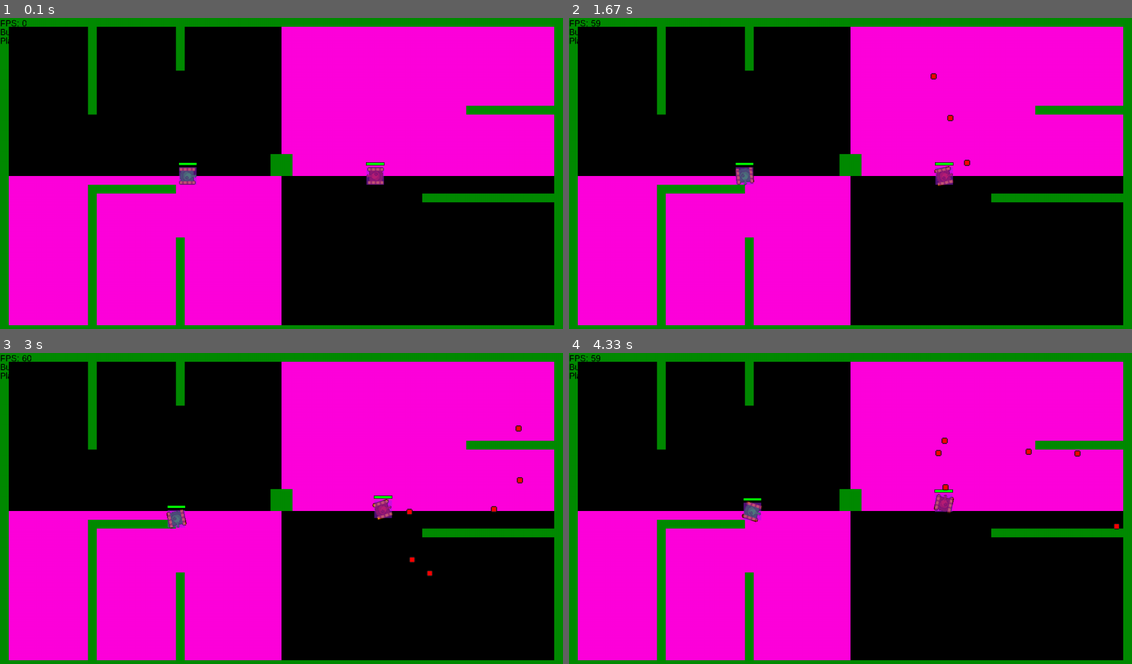
Above: before the commit, frames 1-4 (two rows, left to right).
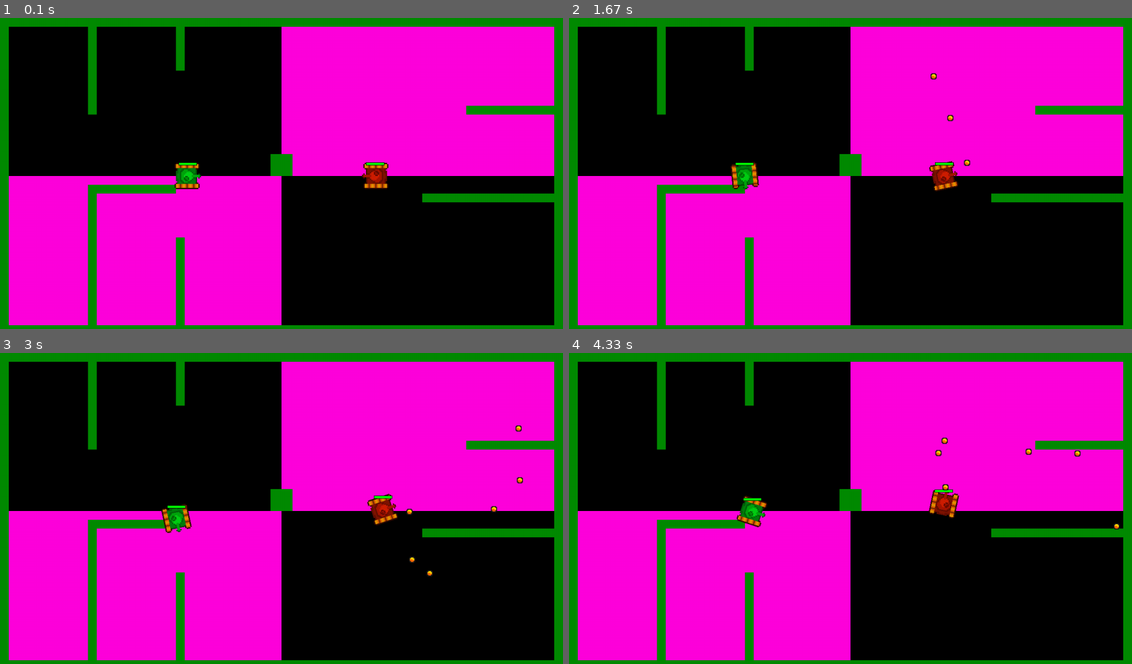
Above: after the commit, the same moments.

Repository: jessie-leal/TankGame
Game: pygame game, started from main.py
Two runs of this game, one before a commit and one after it. Both use one fixed random seed, a clock stepped at 60 frames per second and the inputs below.
Inputs:
- Up to frame 1 (0.1 s): no input
- Up to frame 2 (1.67 s): hold S 0.33-0.8 s; hold Right 0.33-0.8 s; tap Right Ctrl at 0.83, 1.23, 1.53 s; hold Right 1.17-1.63 s; hold D 1.17-1.63 s
- Up to frame 3 (3 s): hold Up 1.67-1.97 s; hold W 1.67-1.97 s; tap Right Ctrl at 1.73, 2.07, 2.37, 2.57, 2.87 s; hold Right 2-2.47 s; hold D 2-2.47 s; hold Left from 2.5 s (still down); hold A from 2.5 s (still down)
- Up to frame 4 (4.33 s): release Left at 3.03 s; release A at 3.03 s; hold Down 3.07-3.37 s; hold S 3.07-3.37 s; tap Right Ctrl at 3.13, 3.47, 3.77, 3.9, 4.3 s; hold Left 3.4-3.8 s; hold A 3.4-3.8 s; hold Up 3.83-4.2 s; hold W 3.83-4.2 s; hold Right from 4.23 s (still down); hold D from 4.23 s (still down)

The runs differ from the first frame. In frame 1, 0.7% of the frame differs, in the area x 0-69%, y 0-56%; in frame 2, 0.8%; in frame 3, 0.8%; in frame 4, 0.9%, in the area x 0-98%, y 0-57%.

Commit message:
update collision checks

Diff:
--- a/CONSTANTS.py
+++ b/CONSTANTS.py
@@ -26,4 +26,4 @@
 BULLET_LIFESPAN = 200
 
 #Debug
-DEBUG = True
+DEBUG = False
--- a/entities.py
+++ b/entities.py
@@ -1,5 +1,4 @@
-from collections.abc import Iterable
-from typing import Any
+from global_vars import *
 import pygame as pg
 from CONSTANTS import *
 import math
@@ -9,6 +8,7 @@
         self.image = pg.image.load(image)
         self.subImages = []
         self.isAnimated = isAnimated
+        self.reverse = False
         self.frames = frames
         self.frameTime = frameTime
 
@@ -17,12 +17,20 @@
 
     def update(self):
         if self.isAnimated:
-            if self.currentFrameTime >= self.frameTime:
-                self.currentFrameTime = 0
-                self.currentFrame += 1
-                if self.currentFrame >= self.frames:
-                    self.currentFrame = 0
-            self.currentFrameTime += 1
+            if self.reverse:
+                if self.currentFrameTime >= self.frameTime:
+                    self.currentFrameTime = 0
+                    self.currentFrame -= 1
+                    if self.currentFrame < 0:
+                        self.currentFrame = self.frames - 1
+                self.currentFrameTime += 1
+            else:
+                if self.currentFrameTime >= self.frameTime:
+                    self.currentFrameTime = 0
+                    self.currentFrame += 1
+                    if self.currentFrame >= self.frames:
+                        self.currentFrame = 0
+                self.currentFrameTime += 1
 
     def call(self):
         if self.isAnimated:
@@ -72,13 +80,16 @@
                              }
 
     def move(self, keys):
+        current_coords = (self.x, self.y)
+        if keys[self.controls["BACK"]]:
+            self.x -= math.cos(math.radians(self.angle))
+            self.y -= math.sin(math.radians(self.angle))
+            self.texture.reverse = True
+            self.texture.update()
         if keys[self.controls["FORWARD"]]:
             self.x += math.cos(math.radians(self.angle)) * PLAYER_SPEED
             self.y += math.sin(math.radians(self.angle)) * PLAYER_SPEED
-            self.texture.update()
-        if keys[self.controls["BACK"]]:
-            self.x -= math.cos(math.radians(self.angle))
-            self.y -= math.sin(math.radians(self.angle))
+            self.texture.reverse = False
             self.texture.update()
         if keys[self.controls["LEFT"]]:
             self.angle -= PLAYER_TURNING_SPEED
@@ -86,6 +97,23 @@
         if keys[self.controls["RIGHT"]]:
             self.angle += PLAYER_TURNING_SPEED
             self.texture.update()
+
+        if self.validate_movement():
+            self.update_location()
+        else:
+            self.x = current_coords[0]
+            self.y = current_coords[1]
+
+    def validate_movement(self):
+        collidedObject = self.rect.collideobjects(collision_list)
+        temp_rect = self.rect.copy()
+        temp_rect.center = (self.x, self.y)
+        if collidedObject != None:
+            if collidedObject.colliderect(temp_rect):
+                return False
+        if self.x < 0 or self.x > SCREEN_WIDTH or self.y < 0 or self.y > SCREEN_HEIGHT:
+            return False
+        return True
 
     def update_location(self):
         self.rect.center = (self.x, self.y)
@@ -99,10 +127,6 @@
             return Bullet((self.rect.centerx + math.sqrt(0.5)*self.rect.width*math.cos(angle_rad), #Edge of player in circle
                                self.rect.centery + math.sqrt(0.5)*self.rect.height*math.sin(angle_rad)), #Edge of player
                                angle_rad, self)
-        elif self.currentPowerup == "Laser":
-            return Laser((self.rect.centerx + math.sqrt(0.5)*self.rect.width*math.cos(angle_rad), #Edge of player in circle
-                                 self.rect.centery + math.sqrt(0.5)*self.rect.height*math.sin(angle_rad)), #Edge of player
-                                 angle_rad, self)
 
     def getHit(self):
         if self.hitPoints > 0:
@@ -126,7 +150,7 @@
         self.speed = BULLET_SPEED
         self.owner = owner
 
-    def update_location(self, test_rect):
+    def update_location(self):
         self.x += math.cos(self.angle) * self.speed
         self.y += math.sin(self.angle) * self.speed
         self.rect.center = (self.x, self.y)
@@ -136,7 +160,7 @@
         if self.lifespan < 20:
             self.texture.set_alpha(self.lifespan * 10)
         #Bounce
-        collidedObject = self.rect.collideobjects([test_rect])
+        collidedObject = self.rect.collideobjects(collision_list)
         if(collidedObject != None):
             side = self.determine_side(collidedObject)
             if side == "TOP" or side == "BOTTOM":
@@ -144,10 +168,12 @@
             elif side == "LEFT" or side == "RIGHT":
                 self.angle = math.pi - self.angle
 
-        # if self.y > SCREEN_HEIGHT - self.rect.height or self.y < 0:
-        #     self.angle = -self.angle
-        # if self.x > SCREEN_WIDTH - self.rect.width or self.x < 0:
-        #     self.angle = math.pi - self.angle
+        #Delete bullet if out of bounds or lifespan is 0
+        if self.x > SCREEN_WIDTH + 10 or self.x < -10 or self.y > SCREEN_HEIGHT + 10 or self.y < -10 or self.lifespan <= 0:
+            if self in list_bullets:
+                self.owner.magazine += 1
+                list_bullets.remove(self)
+
 
     def determine_side(self, collidedObject):
         # Slopes of collidedObject (top left to bottom right) and (top right to bottom left)
--- a/event_handler.py
+++ b/event_handler.py
@@ -22,18 +22,12 @@
         for player in list_players:
             if not player.dummy:
                 player.move(self.keys)
-                player.update_location()
 
-    def update_bullets(self, test_rect):
+    def update_bullets(self):
         for bullet in list_bullets:
-            bullet.update_location(test_rect)
-            #Delete bullet if out of bounds or lifespan is 0
-            if bullet.x > SCREEN_WIDTH + 10 or bullet.x < -10 or bullet.y > SCREEN_HEIGHT + 10 or bullet.y < -10 or bullet.lifespan <= 0:
-                if bullet in list_bullets:
-                    bullet.owner.magazine += 1
-                    list_bullets.remove(bullet)
+            bullet.update_location()
 
-    def check_collisions(self):
+    def check_hit(self):
         for bullet in list_bullets:
             for player in list_players:
                 if bullet.owner != player:
@@ -47,7 +41,7 @@
         for player in list_players:
             # Rotate image but not rect
             current_frame = player.texture.call()
-            current_frame = pg.transform.scale(current_frame, (PLAYER_WIDTH, PLAYER_WIDTH))
+            current_frame = pg.transform.scale(current_frame, (PLAYER_WIDTH*1.5, PLAYER_WIDTH*1.5))
             rotated_texture = pg.transform.rotate(current_frame, -player.angle)
             rotated_rect = rotated_texture.get_rect(center=player.rect.center)
             mainDisplay.blit(rotated_texture, rotated_rect)
--- a/global_vars.py
+++ b/global_vars.py
@@ -4,8 +4,16 @@
 mainDisplay = pg.display.set_mode(SCREEN_RES)
 clock = pg.time.Clock()
 
+#TEMP
+test_image = pg.surface.Surface((50, 50))
+test_image.fill('green4')
+test_rect = test_image.get_rect()
+test_rect.center = ((SCREEN_WIDTH/2, SCREEN_HEIGHT/2-25))
+print(test_rect.left, test_rect.right, test_rect.top, test_rect.center)
+
 #Game elemtents
 list_players = []
 list_bullets = []
+collision_list = [test_rect] # List of rects that are collidable
 
 gameActive = True
--- a/main.py
+++ b/main.py
@@ -14,12 +14,6 @@
 SPRITE = {"PLAYER1": Texture("resources/sprites/tankG.png", isAnimated = True, frames = 3, frameTime = 20),
           "PLAYER2": Texture("resources/sprites/tankR.png", isAnimated = True, frames = 3, frameTime = 20)}
 
-test_image = pg.surface.Surface((50, 50))
-test_image.fill('green4')
-test_rect = test_image.get_rect()
-test_rect.center = ((SCREEN_WIDTH/2, SCREEN_HEIGHT/2-25))
-print(test_rect.left, test_rect.right, test_rect.top, test_rect.center)
-
 list_players.append(Player(1, texture = SPRITE["PLAYER1"], coord = (SCREEN_WIDTH/3, SCREEN_HEIGHT/2), controls=CONTROL_PRESET["WASD"]))
 list_players.append(Player(2, texture = SPRITE["PLAYER2"], coord = (SCREEN_WIDTH/3*2, SCREEN_HEIGHT/2), angleDeg=180, controls=CONTROL_PRESET["ARROWS"]))
 
@@ -34,8 +28,8 @@
     # event handling
     handler.listen()
     handler.player_control_process()
-    handler.update_bullets(test_rect)
-    handler.check_collisions()
+    handler.update_bullets()
+    handler.check_hit()
 
     # Map handling
     # map.draw()
